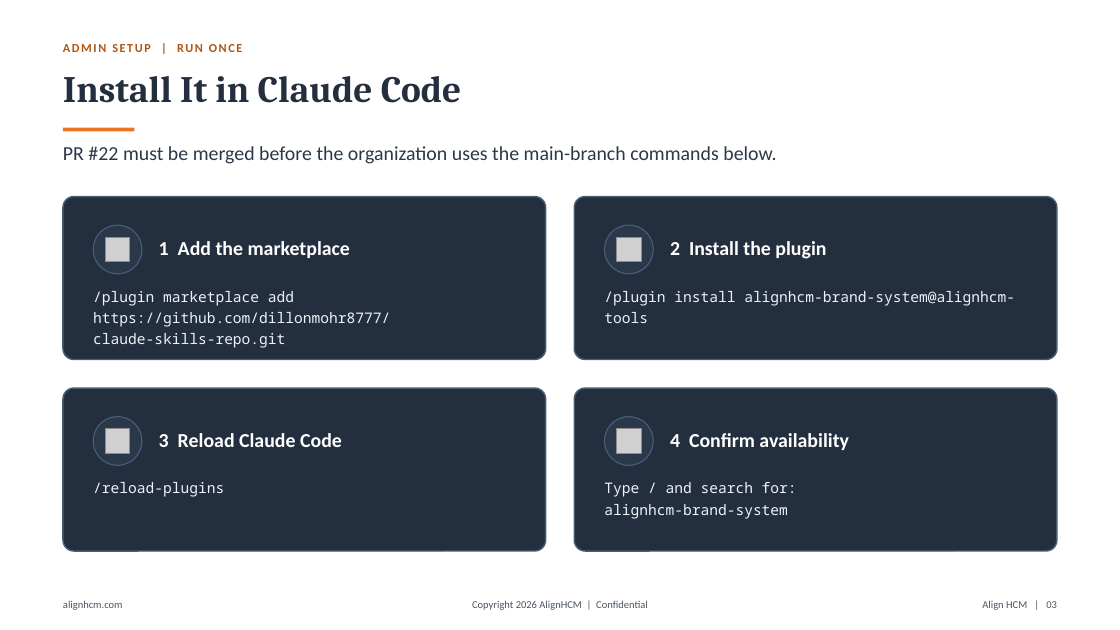
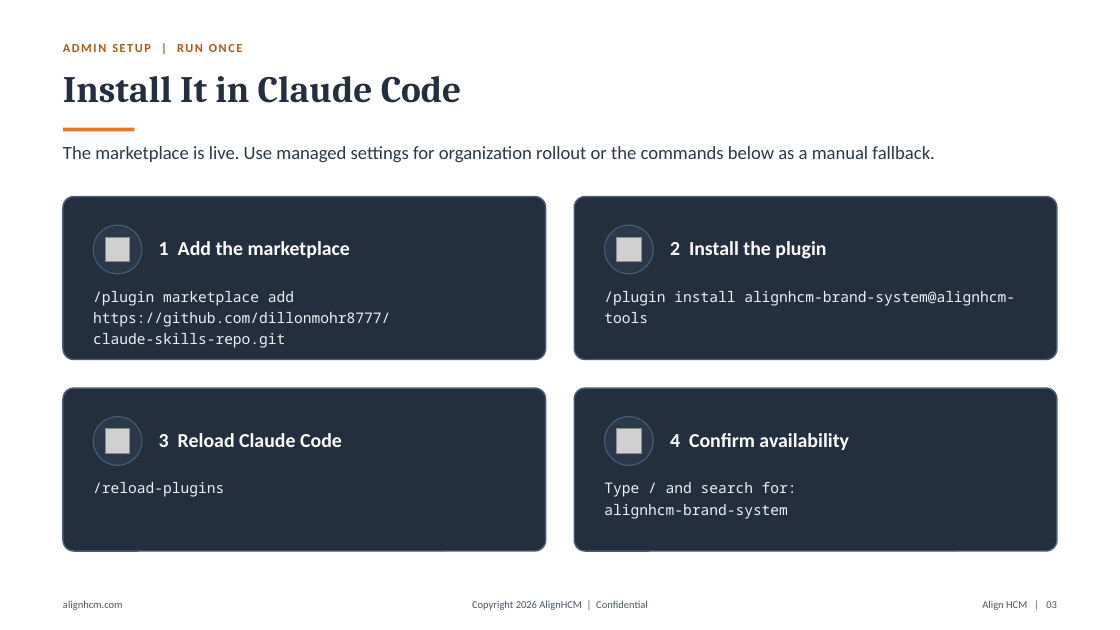
Before and after one commit to dillonmohr8777/claude-skills-repo, a slide deck: slide 3 of docs/alignhcm-brand-system/dist/Align-HCM-Claude-Skill-Quick-Start.pptx. Drawn at 1120x630 pixels with LibreOffice and Linux fonts; fonts in the diff are those of the drawing; grey boxes stand for pictures. Boxes give left, top, right and bottom in pixels: in the first picture for what was removed or moved away, otherwise in the second. Text is boxed around its words. In the diff, an @@ line names an element or a change of style, - is before the commit and + after.

Commit message:
Enable Align skill for team rollout

```diff
--- a/docs/alignhcm-brand-system/dist/Align-HCM-Claude-Skill-Quick-Start.pptx
+++ b/docs/alignhcm-brand-system/dist/Align-HCM-Claude-Skill-Quick-Start.pptx
@@ text at bbox=[63, 146, 934, 162]: text changed; size 17 to 16 pt @@
-PR #22 must be merged before the organization uses the main-branch commands below.
+The marketplace is live. Use managed settings for organization rollout or the commands below as a manual fallback.
```
Also in this commit, not shown: 4 other files.
